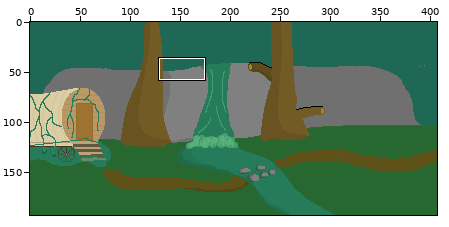
Sprite sheet -- assets/images/swamp.png. The picture above shows the old version from afar; the outline marks the close-up.
Close-up. Before the edit:
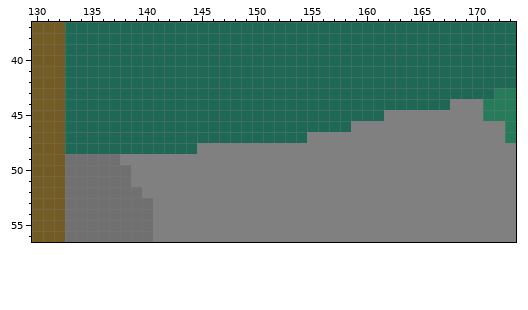
The file is 407x193 pixels. Colours within 5 levels of each other are drawn and written as one. Shown: x 130..173, y 37..56. The commit also changed other parts of the picture, which this record leaves out.
Now the later version:
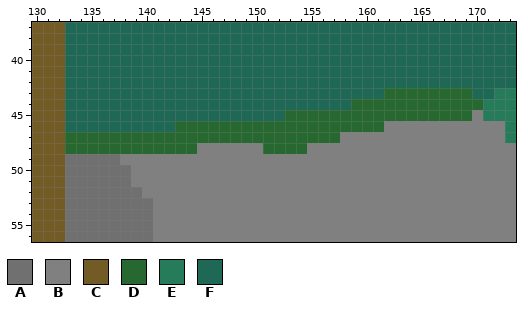
Palette (. is transparent): A #707070  B #808080  C #725b24  D #26682f  E #267c5a  F #206856
Edits made:
@@ x 130..173 @@
 42 CCCFFFFFFFFFFFFFFFFFFFFFFFFFFFFFFFFFFFFFFFFF
-43 CCCFFFFFFFFFFFFFFFFFFFFFFFFFFFFFFFFFFFFFFFEE
-44 CCCFFFFFFFFFFFFFFFFFFFFFFFFFFFFFFFFFFFBBBEEE
-45 CCCFFFFFFFFFFFFFFFFFFFFFFFFFFFFFBBBBBBBBBEEE
-46 CCCFFFFFFFFFFFFFFFFFFFFFFFFFFBBBBBBBBBBBBBBE
-47 CCCFFFFFFFFFFFFFFFFFFFFFFBBBBBBBBBBBBBBBBBBE
-48 CCCFFFFFFFFFFFFBBBBBBBBBBBBBBBBBBBBBBBBBBBBB
+43 CCCFFFFFFFFFFFFFFFFFFFFFFFFFFFFFDDDDDDDDFFEE
+44 CCCFFFFFFFFFFFFFFFFFFFFFFFFFFDDDDDDDDDDDDEEE
+45 CCCFFFFFFFFFFFFFFFFFFFFDDDDDDDDDDDDDDDDDBEEE
+46 CCCFFFFFFFFFFDDDDDDDDDDDDDDDDDDDBBBBBBBBBBBE
+47 CCCDDDDDDDDDDDDDDDDDDDDDDDDDBBBBBBBBBBBBBBBE
+48 CCCDDDDDDDDDDDDBBBBBBDDDDBBBBBBBBBBBBBBBBBBB
 49 CCCAAAAABBBBBBBBBBBBBBBBBBBBBBBBBBBBBBBBBBBB
